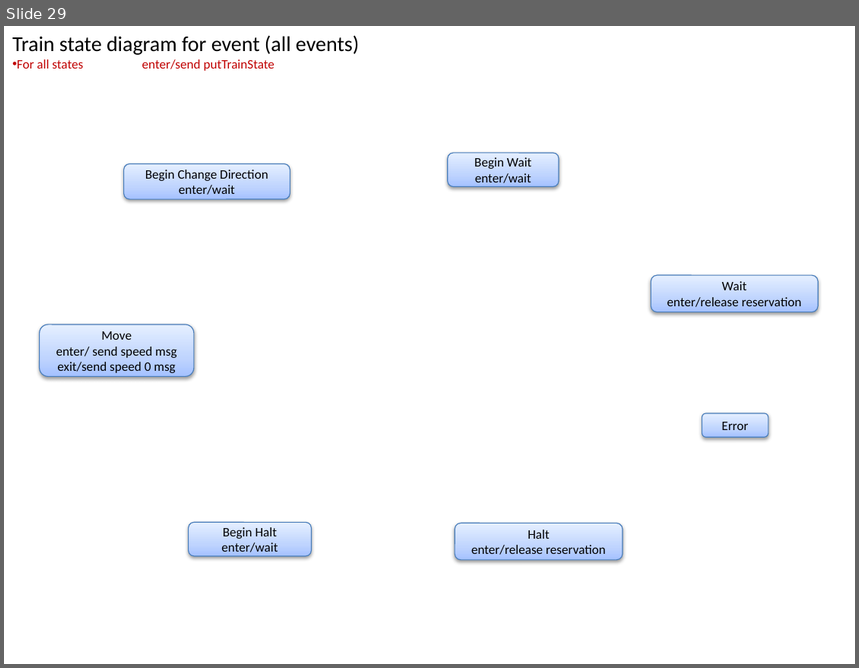
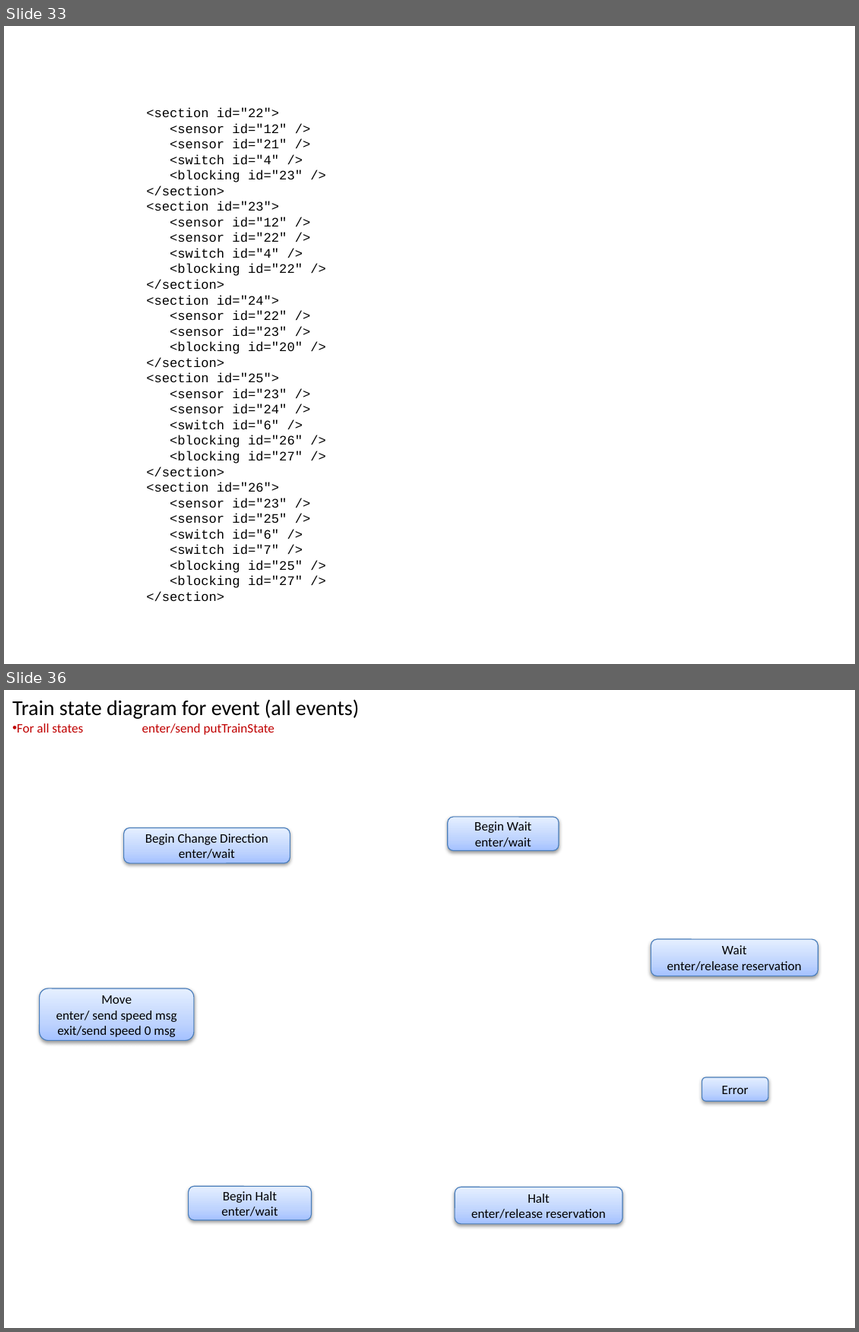
Before and after one commit to mlozborne/motin, a slide deck: Documentation/Design/ControllerDesign.pptx. Shown one above the other, each under a label of ours: slide 29 before the commit, slides 33 and 36 after it; the slides between them are not shown. The pictures are 859x668 and 859x1332 pixels, drawn with LibreOffice and Linux fonts; fonts in the diff are those of the drawing. Boxes give left, top, right and bottom in pixels: in the first picture for what was removed or moved away, otherwise in the second. Text is boxed around its words. In the diff, an @@ line names an element or a change of style, - is before the commit and + after.

```diff
--- a/Documentation/Design/ControllerDesign.pptx
+++ b/Documentation/Design/ControllerDesign.pptx
@@ slide 33 added at [4, 26, 855, 664], background #FFFFFF @@
@@ text added at [146, 107, 303, 602], 11 pt, text #000000 @@
+<section id="22">
+<sensor id="12" />
+<sensor id="21" />
+<switch id="4" />
+<blocking id="23" />
+</section>
+<section id="23">
+<sensor id="12" />
+<sensor id="22" />
+<switch id="4" />
+<blocking id="22" />
+</section>
+<section id="24">
+<sensor id="22" />
+<sensor id="23" />
+<blocking id="20" />
+</section>
+<section id="25">
+<sensor id="23" />
+<sensor id="24" />
+<switch id="6" />
+<blocking id="26" />
+<blocking id="27" />
+</section>
+<section id="26">
+<sensor id="23" />
+<sensor id="25" />
+<switch id="6" />
+<switch id="7" />
+<blocking id="25" />
+<blocking id="27" />
+</section>
@@ what was slide 29 is now slide 36 @@
```
Also in this commit, not shown: 1 slide changed, 6 other slides added.
